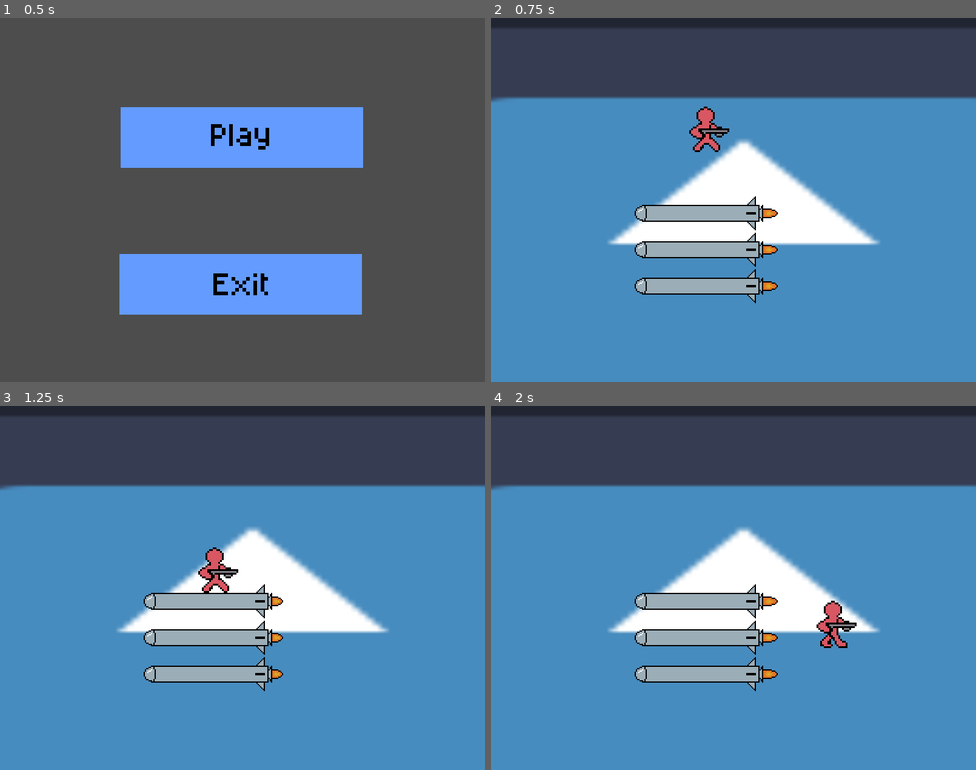
Above: before the commit, frames 1-4 (two rows, left to right).
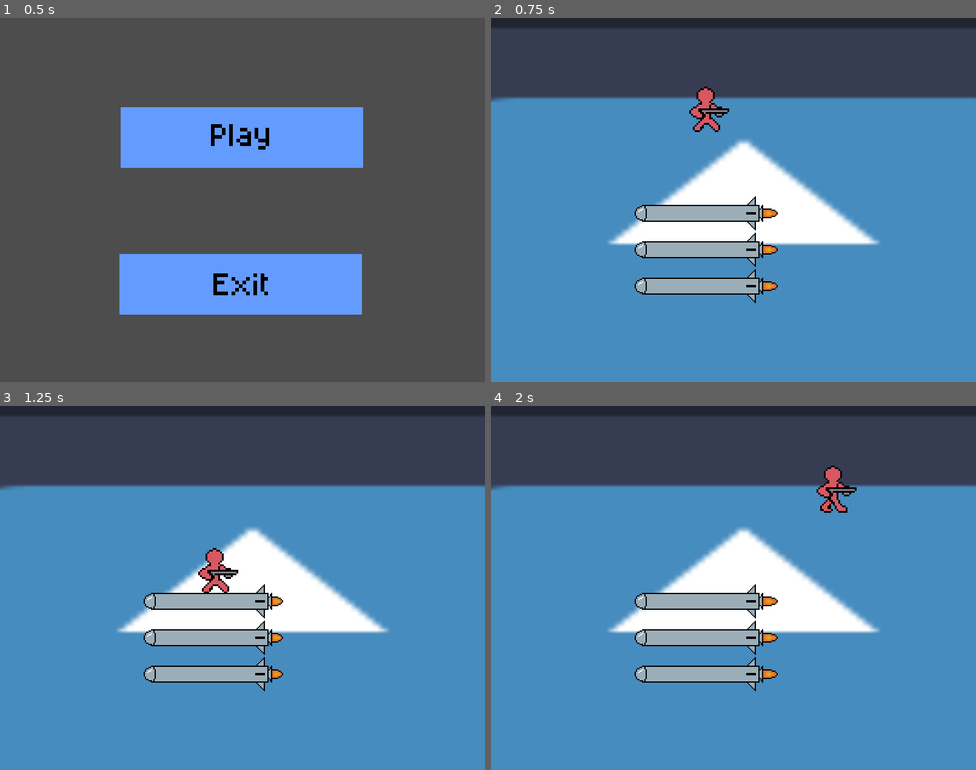
Above: after the commit, the same moments.

Repository: terminator0521/air-jumper
Game: Godot game, scene res://scenes/start_menu.tscn
Same seed, same stepped clock (60 frames per second), same inputs: the game is played once before the commit and once after it. The engine's default icon, where the game draws it, is replaced by a stand-in: a white triangle on a blue panel in a dark square.
Inputs (mouse positions are in pixels of both pictures, inside the frame that each line leads up to):
- Up to frame 1 (0.5 s): no input
- Up to frame 2 (0.75 s): click (733, 138) at 0.5 s
- Up to frame 3 (1.25 s): no input
- Up to frame 4 (2 s): hold Right from 1.28 s (still down); tap Z (jump, bound only after the commit) at 1.35, 1.52, 1.82 s

Frame 1 is identical in both runs. In frame 2, 0.7% of the frame differs, in the area x 40-50%, y 18-37%; in frame 3, 0.1%; in frame 4, 1.1%, in the area x 67-76%, y 16-67%.

Commit message:
add jumping functionality

Diff:
--- a/project.godot
+++ b/project.godot
@@ -34,6 +34,14 @@
 
 Platform=""
 
+[input]
+
+jump={
+"deadzone": 0.2,
+"events": [Object(InputEventKey,"resource_local_to_scene":false,"resource_name":"","device":16,"window_id":0,"alt_pressed":false,"shift_pressed":false,"ctrl_pressed":false,"meta_pressed":false,"pressed":false,"keycode":90,"physical_keycode":0,"key_label":0,"unicode":0,"location":0,"echo":false,"script":null)
+]
+}
+
 [physics]
 
 3d/physics_engine="Jolt Physics"
--- a/scripts/player.gd
+++ b/scripts/player.gd
@@ -5,10 +5,11 @@
 var platform_velocity
 var displacement: Vector2
 var h_direction: float
+var falling_speed: float = 10
 
-const SPEED = 300.0
-const JUMP_VELOCITY = -400.0
-const FALL_SPEED = 250.0
+const SPEED = 300
+const JUMP_VELOCITY = -400
+const MAX_FALL_SPEED = 10
 
 func _ready() -> void:
 	pass
@@ -27,6 +28,7 @@
 	pass
 
 func _physics_process(delta: float) -> void:
+	print(displacement.y)
 
 	# right to left direction
 	if Input.is_key_pressed(KEY_LEFT):
@@ -38,11 +40,18 @@
 
 	displacement.x = h_direction * SPEED * delta
 
-	# Gravity
+	# Gravity and jump
 	if is_grounded:
-		displacement.y = 0;
-	else:
-		displacement.y = FALL_SPEED * delta
+		if Input.is_action_just_pressed("jump") and !is_jumping:
+			is_jumping = true
+			is_grounded = false
+		else:
+			displacement.y = 0
+	elif is_jumping:
+		is_jumping = false
+		displacement.y = JUMP_VELOCITY * delta
+	elif displacement.y < MAX_FALL_SPEED:
+		displacement.y += falling_speed * delta
 
 	# Apply movement
 	var collide = move_and_collide(displacement)
@@ -53,6 +62,7 @@
 	if area.is_in_group("Platform"):
 		if $Area2D.global_position.y + _get_extents($Area2D).y - 4 < area.global_position.y - _get_extents(area).y:
 			is_grounded = true
+			#$Area2D.global_position.y = area.global_position.y - _get_extents(area).y - _get_extents($Area2D).y
 			pass
 
 
